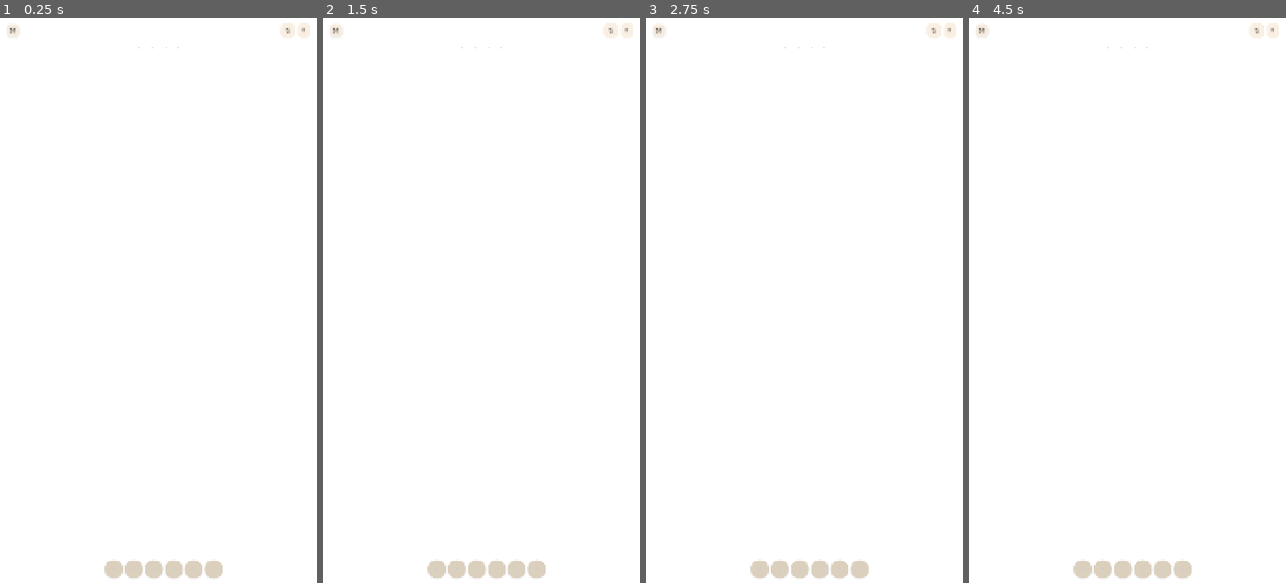
Above: before the commit, frames 1-4 (left to right).
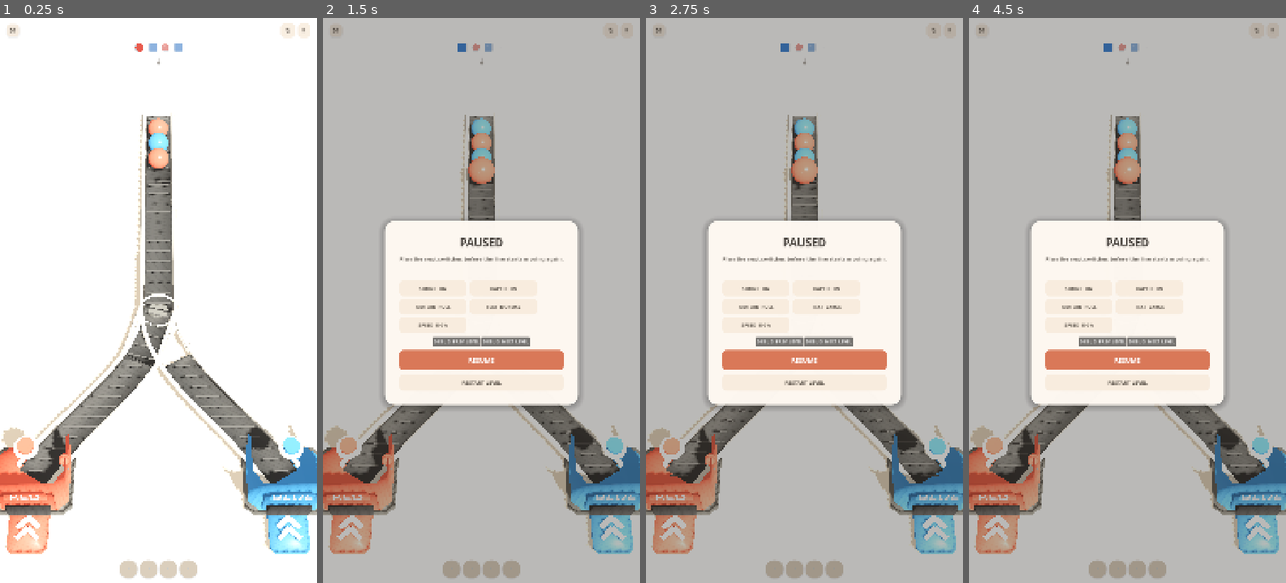
Above: after the commit, the same moments.

Repository: mocchaust64/rail_game
Game: Godot game, scene res://app/main.tscn
The game is run twice, just before and just after one commit, with the same random seed, the same clock (stepped at 60 frames per second) and the same inputs.
Inputs (mouse positions are in pixels of both pictures, inside the frame that each line leads up to):
- Up to frame 1 (0.25 s): no input
- Up to frame 2 (1.5 s): click "↻" at 0.5 s; click "Ⅱ" at 1.25 s
- Up to frame 3 (2.75 s): click (826, 306) at 2 s, where only the run after the commit has a clickable "TEXT NORMAL"
- Up to frame 4 (4.5 s): click (1127, 385) at 2.75 s, where only the run after the commit has a clickable "RESTART LEVEL"; click "↻" at 3.5 s; click "Ⅱ" at 4.25 s

The runs differ from the first frame. In frame 1, 16% of the frame differs, in the area x 0-100%, y 4-100%; in frame 2, 88%, in the area x 0-100%, y 0-100%; in frame 3, 88%; in frame 4, 88%.
Error before the commit: Parse Error: Too many arguments for "configure()" call. Expected at most 1 but received 2. (res://game/level_builder.gd:69)

Commit message:
visual: stop duplicating five-lane feeder banks on every source

Diff:
--- a/gameplay/source_actor.gd
+++ b/gameplay/source_actor.gd
@@ -4,6 +4,7 @@
 const MAX_VISIBLE_QUEUE := 8
 
 var source_id: String = ""
+var _source_style := "compact"
 var _shell: Node3D
 var _preview_layer: Node3D
 var _preview_visuals: Array[Node3D] = []
@@ -11,8 +12,9 @@
 var _clock: float = 0.0
 
 
-func configure(id_value: String) -> void:
+func configure(id_value: String, style: String = "compact") -> void:
     source_id = id_value
+    _source_style = style
 
     _shell = Node3D.new()
     _shell.name = "FeederSource"
@@ -39,16 +41,17 @@
             visual.queue_free()
     _preview_visuals.clear()
 
-    var lane_offsets := [-1.52, -0.76, 0.0, 0.76, 1.52]
-    var visible_count := mini(MAX_VISIBLE_QUEUE, kinds.size())
+    var lane_offsets := _lane_offsets()
+    var max_count := MAX_VISIBLE_QUEUE if _source_style == "bank" else 3
+    var visible_count := mini(max_count, kinds.size())
     for i in range(visible_count):
         var lane_index := i % lane_offsets.size()
         var row := i / lane_offsets.size()
         var visual := VisualFactory.create_kind_visual(String(kinds[i]), 0.27)
         visual.position = Vector3(
             float(lane_offsets[lane_index]),
-            0.47,
-            -0.52 - float(row) * 0.62
+            0.44,
+            -0.48 - float(row) * 0.58
         )
         _preview_layer.add_child(visual)
         _preview_visuals.append(visual)
@@ -57,70 +60,47 @@
 func _process(delta: float) -> void:
     _clock += delta
     if _preview_layer != null:
-        # Keep queued cargo physically planted. Only a barely visible turn stops
-        # the bank feeling frozen while avoiding the old floating-preview look.
-        _preview_layer.rotation.y = sin(_clock * 1.1) * 0.006
+        _preview_layer.rotation.y = sin(_clock * 1.1) * 0.004
 
 
 func react_launch() -> void:
     if _feeder == null:
         return
     var tween := Motion.tween(_feeder)
-    tween.set_trans(Tween.TRANS_BACK).set_ease(Tween.EASE_OUT)
-    tween.tween_property(_feeder, "scale", Vector3(1.015, 0.94, 1.015), 0.055)
-    tween.tween_property(_feeder, "scale", Vector3.ONE, 0.09)
+    tween.set_trans(Tween.TRANS_QUAD).set_ease(Tween.EASE_OUT)
+    tween.tween_property(_feeder, "scale", Vector3(1.01, 0.96, 1.01), 0.05)
+    tween.tween_property(_feeder, "scale", Vector3.ONE, 0.08)
+
+
+func _lane_offsets() -> Array:
+    if _source_style == "bank":
+        return [-1.52, -0.76, 0.0, 0.76, 1.52]
+    return [0.0]
 
 
 func _build_feeder() -> void:
     _feeder = Node3D.new()
-    _feeder.name = "FiveLaneFeederBank"
+    _feeder.name = "ReferenceFeederBank" if _source_style == "bank" else "ReferenceFeederLane"
     _shell.add_child(_feeder)
 
-    var lane_offsets := [-1.52, -0.76, 0.0, 0.76, 1.52]
-    for raw_x in lane_offsets:
-        var x := float(raw_x)
+    for raw_x in _lane_offsets():
         var lane_root := Node3D.new()
-        lane_root.position.x = x
+        lane_root.position.x = float(raw_x)
         _feeder.add_child(lane_root)
+        var lane_points := PackedVector3Array([
+            Vector3(0.0, 0.0, 0.08),
+            Vector3(0.0, 0.0, -0.70),
+            Vector3(0.0, 0.0, -1.55),
+            Vector3(0.0, 0.0, -2.55),
+        ])
+        TrackVisuals.create_path(lane_root, lane_points, 0.0, 0.0, true, true)
 
-        var bed := MeshInstance3D.new()
-        var bed_mesh := BoxMesh.new()
-        bed_mesh.size = Vector3(0.58, 0.11, 2.75)
-        bed.mesh = bed_mesh
-        bed.position = Vector3(0, 0.12, -1.22)
-        bed.material_override = VisualFactory.material(Color("#4E5153"), 0.64, 0.0, 0.04)
-        lane_root.add_child(bed)
-
-        var inner := MeshInstance3D.new()
-        var inner_mesh := BoxMesh.new()
-        inner_mesh.size = Vector3(0.40, 0.045, 2.62)
-        inner.mesh = inner_mesh
-        inner.position = Vector3(0, 0.205, -1.22)
-        inner.material_override = VisualFactory.material(Color("#343638"), 0.76)
-        lane_root.add_child(inner)
-
-        for side in [-0.25, 0.25]:
-            var rail := MeshInstance3D.new()
-            var rail_mesh := BoxMesh.new()
-            rail_mesh.size = Vector3(0.055, 0.09, 2.72)
-            rail.mesh = rail_mesh
-            rail.position = Vector3(float(side), 0.265, -1.22)
-            rail.material_override = VisualFactory.material(Color("#D7D4CC"), 0.24, 0.0, 0.34)
-            lane_root.add_child(rail)
-
-        for z in [-0.42, -0.92, -1.42, -1.92]:
-            var sleeper := MeshInstance3D.new()
-            var sleeper_mesh := BoxMesh.new()
-            sleeper_mesh.size = Vector3(0.49, 0.028, 0.06)
-            sleeper.mesh = sleeper_mesh
-            sleeper.position = Vector3(0, 0.235, float(z))
-            sleeper.material_override = VisualFactory.material(Color("#737576"), 0.54, 0.0, 0.08)
-            lane_root.add_child(sleeper)
-
-    var mouth_bar := MeshInstance3D.new()
-    var mouth_mesh := BoxMesh.new()
-    mouth_mesh.size = Vector3(3.62, 0.08, 0.18)
-    mouth_bar.mesh = mouth_mesh
-    mouth_bar.position = Vector3(0, 0.10, 0.13)
-    mouth_bar.material_override = VisualFactory.material(Color("#55585A"), 0.62, 0.0, 0.04)
-    _feeder.add_child(mouth_bar)
+    if _source_style == "bank":
+        # A quiet shared footer visually groups the five lanes like the target.
+        var footer := MeshInstance3D.new()
+        var footer_mesh := BoxMesh.new()
+        footer_mesh.size = Vector3(3.72, 0.07, 0.16)
+        footer.mesh = footer_mesh
+        footer.position = Vector3(0, 0.04, 0.10)
+        footer.material_override = VisualFactory.material(Color("#707476"), 0.62, 0.0, 0.04)
+        _feeder.add_child(footer)
